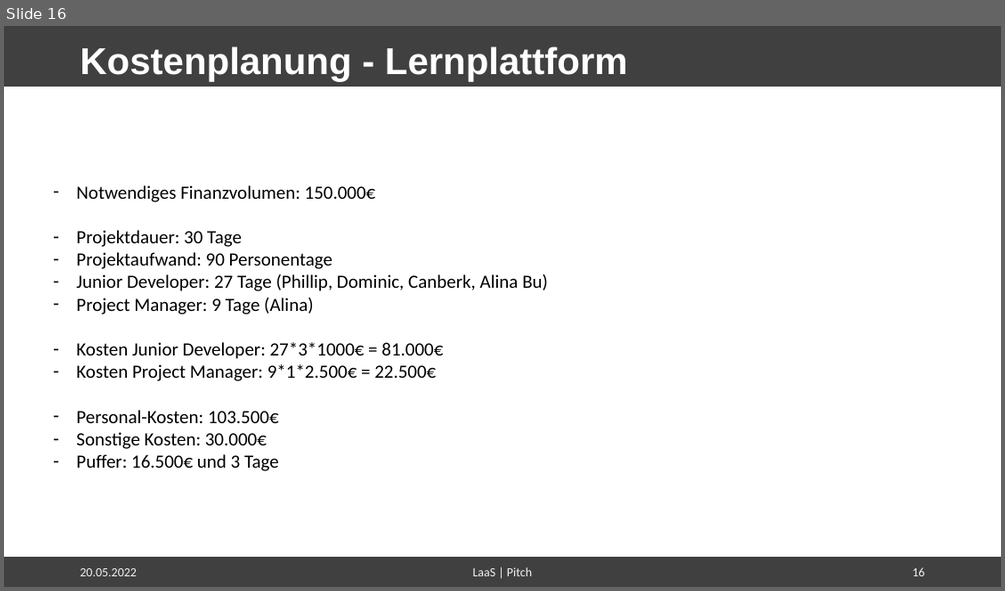
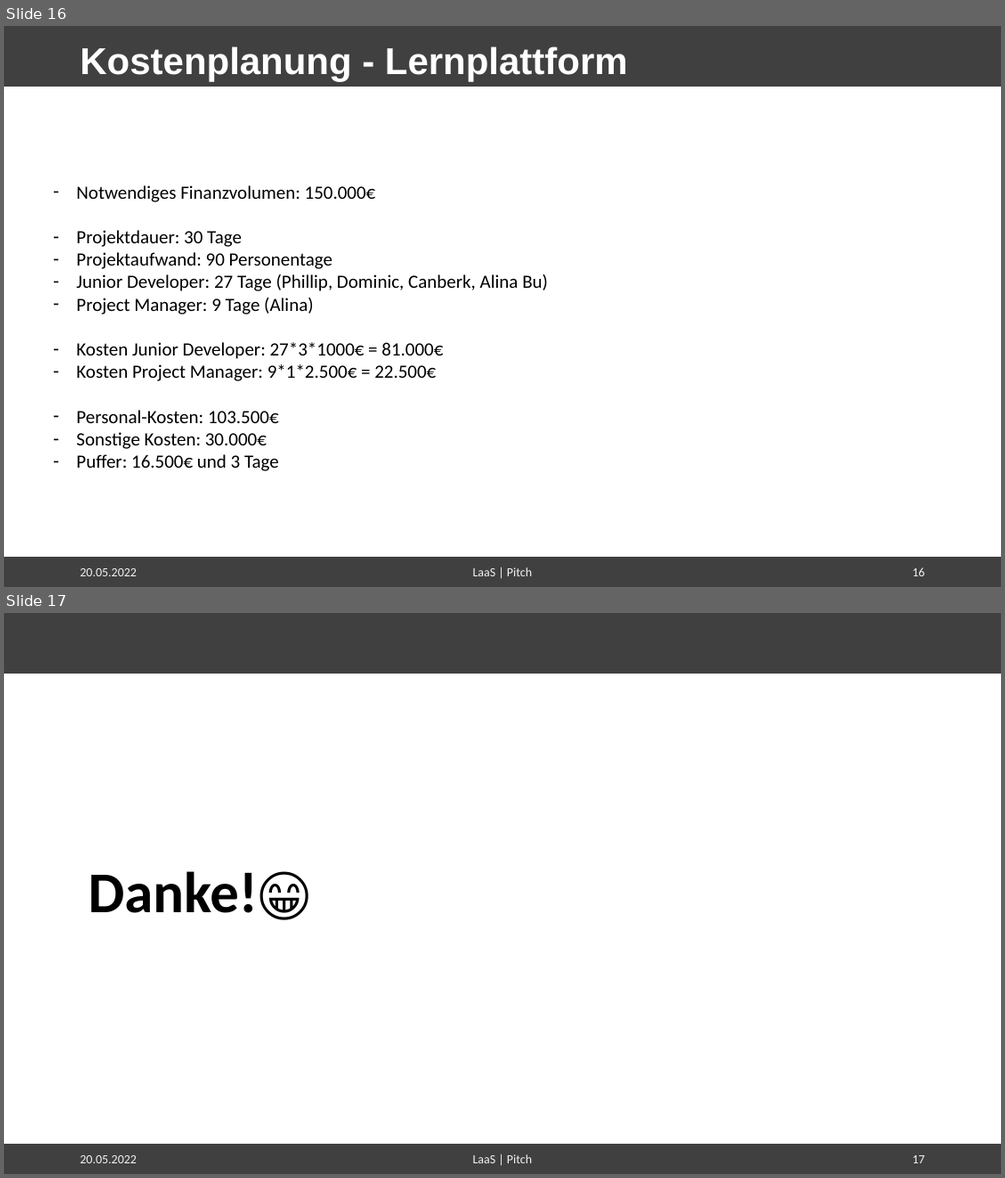
Before and after one commit to Sabokou/AutoMLatically, a slide deck: LaaS_Vorstellung.pptx. Shown one above the other, each under a label of ours: slide 16 before the commit, slides 16 and 17 after it. The pictures are 1005x591 and 1005x1178 pixels, drawn with LibreOffice and Linux fonts; fonts in the diff are those of the drawing. Boxes give left, top, right and bottom in pixels: in the first picture for what was removed or moved away, otherwise in the second. Text is boxed around its words. In the diff, an @@ line names an element or a change of style, - is before the commit and + after.

Commit message:
Add files via upload
LaaS Präsentation

```diff
--- a/LaaS_Vorstellung.pptx
+++ b/LaaS_Vorstellung.pptx
@@ slide 17 added at (x1=4, y1=613, x2=1001, y2=1174), background #FFFFFF; not listed: 2 template elements that a slide beside it also shows @@
@@ text added at (x1=89, y1=871, x2=311, y2=920), 55.5 pt, text #000000, bold @@
+Danke!😁
@@ text added at (x1=80, y1=1155, x2=137, y2=1163), 12 pt, text #F2F2F2 @@
+20.05.2022
@@ text added at (x1=473, y1=1154, x2=532, y2=1163), 12 pt, text #F2F2F2 @@
+LaaS | Pitch
@@ page number added at (x1=912, y1=1155, x2=924, y2=1163), 12 pt, text #F2F2F2 @@
+17
```
